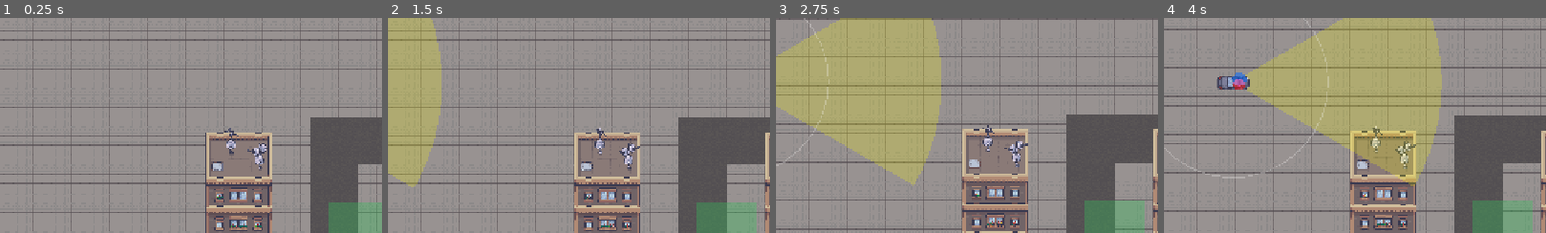
Above: before the commit, frames 1-4 (left to right).
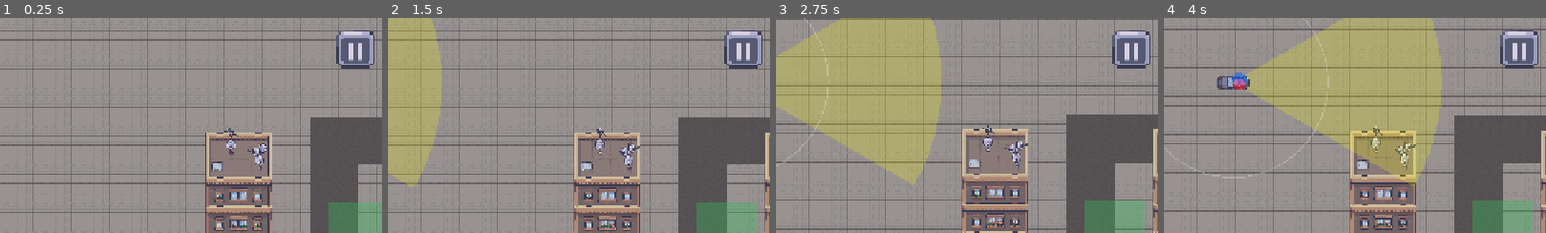
Above: after the commit, the same moments.

Repository: Gubari/Getaway-Racing
Game: Godot game, scene res://scenes/main/main.tscn
Same seed, same stepped clock (60 frames per second), same inputs: the game is played once before the commit and once after it.
Inputs:
- Up to frame 1 (0.25 s): no input
- Up to frame 2 (1.5 s): hold D (steer_right) 0.53-1.28 s; tap W (gas) at 0.6, 1.35 s; hold S (brake) from 1.28 s (still down)
- Up to frame 3 (2.75 s): release S (brake) at 2.03 s; hold D (steer_right) from 2.03 s (still down); tap W (gas) at 2.1 s
- Up to frame 4 (4 s): tap W (gas) at 2.85, 3.6 s; release D (steer_right) at 3.53 s; hold A (steer_left) from 3.53 s (still down)
The pictures show only the part of the screen within x 49-99%, y 0-50%; the shares and areas given below are measured in that part.

The runs differ from the first frame. In frame 1, 1.6% of the frame differs, in the area x 88-98%, y 5-24%; in frame 2, 1.6%; in frame 3, 1.7%; in frame 4, 1.7%.

Commit message:
Meni bugfix

Diff:
--- a/scenes/ui/pause_menu.gd
+++ b/scenes/ui/pause_menu.gd
@@ -83,7 +83,10 @@
 	_dim.visible = false
 	_pause_panel.visible = false
 	_settings_panel.visible = false
-	_pause_button.visible = GameState.is_running
+	# Dugme se prikazuje po defaultu (trka jos mozda nije startovala u trenutku
+	# _ready, jer dete dobije _ready pre roditelja koji zove start_run()).
+	# Skrivamo ga samo kad je pauzirano ili kad je trka gotova (_force_close).
+	_pause_button.visible = true
 
 func _force_close() -> void:
 	get_tree().paused = false
--- a/scenes/ui/pause_menu.tscn
+++ b/scenes/ui/pause_menu.tscn
@@ -121,8 +121,9 @@
 theme_override_constants/separation = 16
 
 [node name="Title" type="Label" parent="PausePanel/Frame/VBox"]
+theme_override_colors/font_color = Color(0.337, 0.349, 0.447, 1)
 theme_override_font_sizes/font_size = 34
-text = "PAUZA"
+text = "PAUSED"
 horizontal_alignment = 1
 
 [node name="Sep" type="HSeparator" parent="PausePanel/Frame/VBox"]
@@ -154,6 +155,7 @@
 theme_override_constants/separation = 18
 
 [node name="Title" type="Label" parent="SettingsPanel/Frame/VBox"]
+theme_override_colors/font_color = Color(0.337, 0.349, 0.447, 1)
 theme_override_font_sizes/font_size = 34
 text = "SETTINGS"
 horizontal_alignment = 1
@@ -171,6 +173,7 @@
 
 [node name="Label" type="Label" parent="SettingsPanel/Frame/VBox/SfxRow"]
 custom_minimum_size = Vector2(90, 0)
+theme_override_colors/font_color = Color(0.337, 0.349, 0.447, 1)
 theme_override_font_sizes/font_size = 22
 text = "SFX"
 vertical_alignment = 1
@@ -194,6 +197,7 @@
 
 [node name="Label" type="Label" parent="SettingsPanel/Frame/VBox/MusicRow"]
 custom_minimum_size = Vector2(90, 0)
+theme_override_colors/font_color = Color(0.337, 0.349, 0.447, 1)
 theme_override_font_sizes/font_size = 22
 text = "Music"
 vertical_alignment = 1
